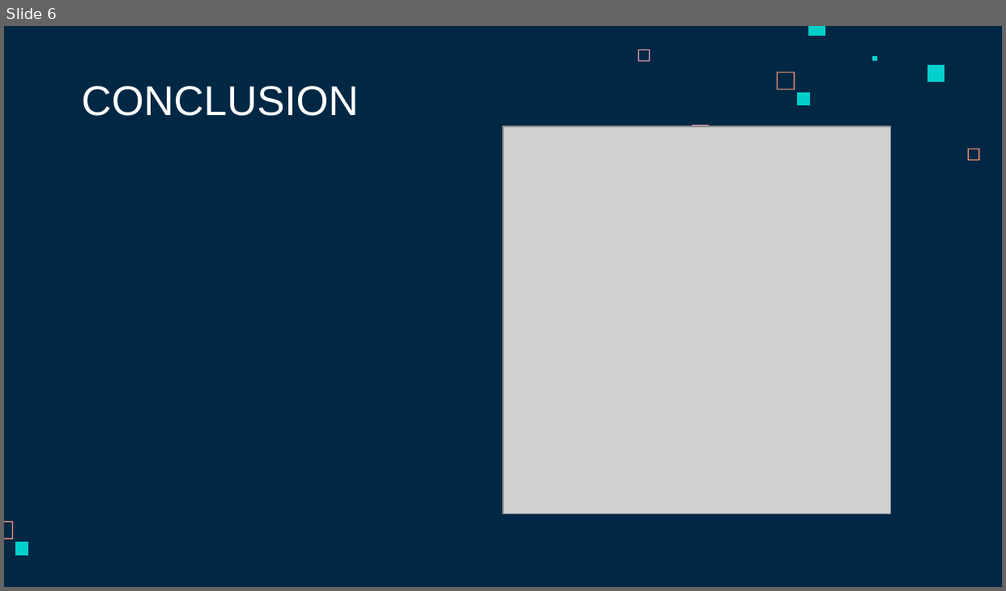
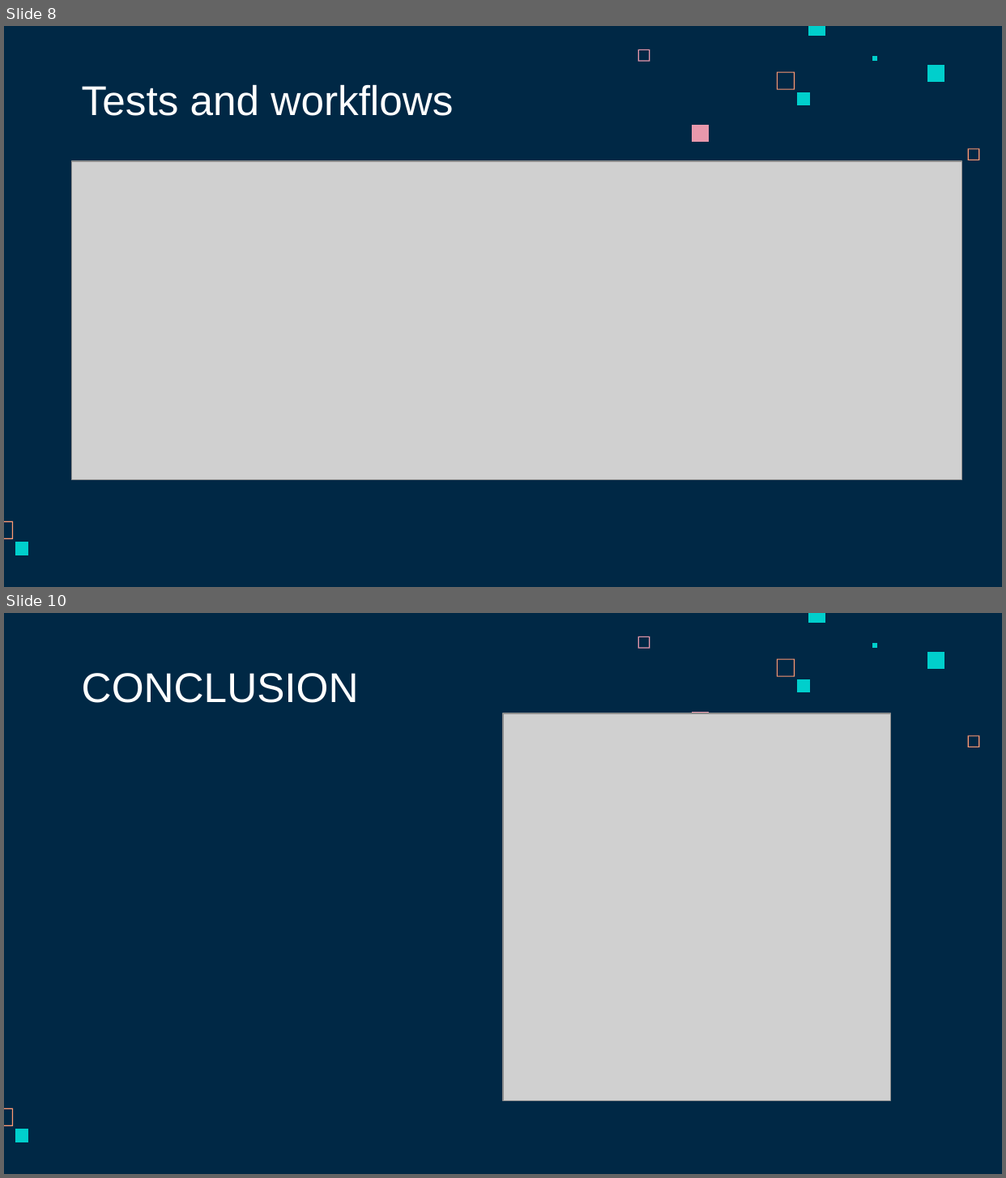
Before and after one commit to Lunfeer/hes-so-dockyter, a slide deck: Defense.pptx. Shown one above the other, each under a label of ours: slide 6 before the commit, slides 8 and 10 after it; the slides between them are not shown. The pictures are 1006x591 and 1006x1178 pixels, drawn with LibreOffice and Linux fonts; fonts in the diff are those of the drawing; grey boxes stand for pictures. Boxes give left, top, right and bottom in pixels: in the first picture for what was removed or moved away, otherwise in the second. Text is boxed around its words. In the diff, an @@ line names an element or a change of style, - is before the commit and + after.

```diff
--- a/Defense.pptx
+++ b/Defense.pptx
@@ slide 8 added at (4, 26, 1002, 587), background #002845; not listed: 10 template elements that a slide beside it also shows @@
@@ title added at (82, 84, 453, 116), 30 pt, text #FFFFFF @@
+Tests and workflows
@@ picture added at (72, 162, 962, 480) @@
@@ what was slide 6 is now slide 10 @@
```
Also in this commit, not shown: 2 slides changed, 5 other slides added, 2 slides removed.
